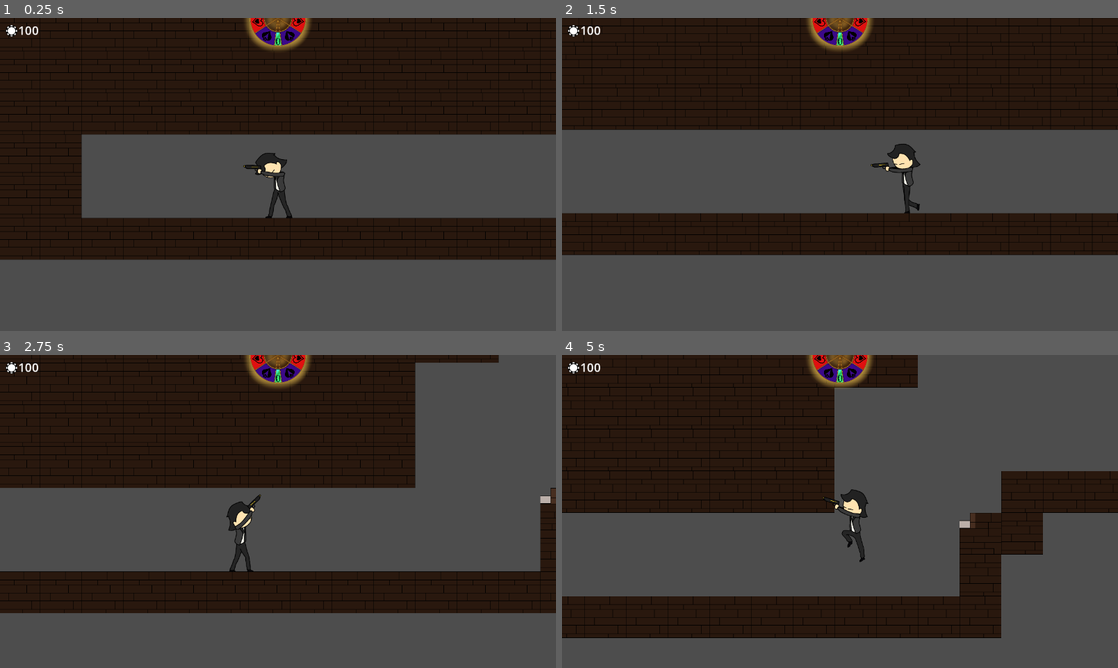
Above: before the commit, frames 1-4 (two rows, left to right).
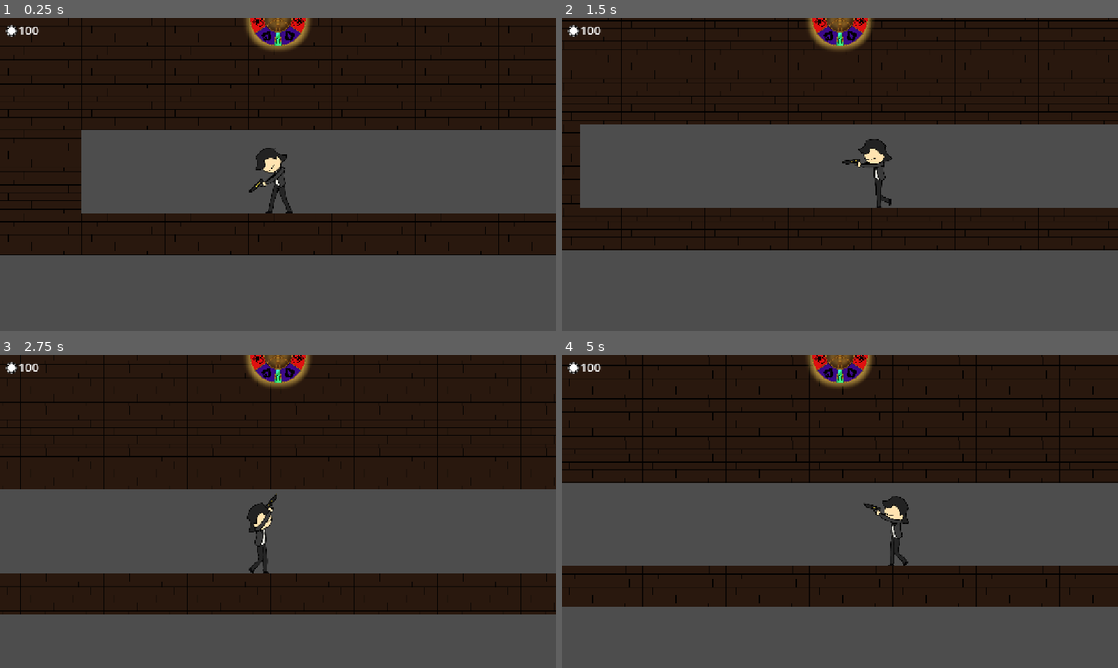
Above: after the commit, the same moments.

Repository: ClipperDev/spinning-game
Game: Godot game, scene res://levels/test_world.tscn
Two runs of this game, one before a commit and one after it. Both use one fixed random seed, a clock stepped at 60 frames per second and the inputs below.
Inputs (mouse positions are in pixels of both pictures, inside the frame that each line leads up to):
- Up to frame 1 (0.25 s): no input
- Up to frame 2 (1.5 s): tap Enter (ui_accept) at 0.5 s; move the mouse to (962, 158) at 0.52 s; press the mouse at (962, 158) at 0.53 s; hold D (right) from 0.53 s (still down); tap Space (jump) at 0.77 s; move the mouse to (728, 190) at 1.27 s; release the mouse at (728, 190) at 1.28 s; tap Q (spin) at 1.35 s
- Up to frame 3 (2.75 s): tap Space (jump) at 1.52 s; move the mouse to (333, 442) at 2.02 s; release D (right) at 2.03 s; press the mouse at (333, 442) at 2.03 s; hold A (left) from 2.03 s (still down)
- Up to frame 4 (5 s): move the mouse to (812, 574) at 2.77 s; release A (left) at 2.78 s; release the mouse at (812, 574) at 2.78 s; hold D (right) 2.78-4.28 s; tap Q (spin) at 2.85, 4.35 s; tap Space (jump) at 3.02, 3.77, 4.52 s; move the mouse to (1006, 558) at 3.52 s; press the mouse at (1006, 558) at 3.53 s; tap R (reload) at 4.15 s; move the mouse to (673, 464) at 4.27 s; release the mouse at (673, 464) at 4.28 s; hold A (left) from 4.28 s (still down)

The runs differ from the first frame. In frame 1, 9.3% of the frame differs, in the area x 0-100%, y 0-78%; in frame 2, 11%; in frame 3, 18%; in frame 4, 49%, in the area x 0-100%, y 0-91%.

Commit message:
WIP main scene, folder structure

Diff:
--- a/levels/test_world.tscn
+++ b/levels/test_world.tscn
@@ -1,6 +1,7 @@
 [gd_scene format=4 uid="uid://bymfu3lcxrk63"]
 
 [ext_resource type="PackedScene" uid="uid://c5coxd37o8782" path="res://player/player2/player.tscn" id="2_kbvng"]
+[ext_resource type="Script" uid="uid://chts54o0pwjjd" path="res://player/camera.gd" id="3_c576j"]
 [ext_resource type="Texture2D" uid="uid://cmmb6nwcg6cxt" path="res://levels/bricktile2.png" id="4_lqt7o"]
 
 [sub_resource type="WorldBoundaryShape2D" id="WorldBoundaryShape2D_yffdw"]
@@ -401,6 +402,11 @@
 [node name="player" parent="." unique_id=1388490003 instance=ExtResource("2_kbvng")]
 position = Vector2(527, 543)
 
+[node name="PlayerCamera" type="Camera2D" parent="player" unique_id=1697166767]
+position = Vector2(-527, -543)
+script = ExtResource("3_c576j")
+metadata/_custom_type_script = "uid://chts54o0pwjjd"
+
 [node name="StaticBody2D" type="StaticBody2D" parent="." unique_id=199574858 groups=["terrain"]]
 position = Vector2(654, 604)
 
--- /dev/null
+++ b/main.tscn
@@ -0,0 +1,12 @@
+[gd_scene format=3 uid="uid://dhoikfhvi4vjq"]
+
+[ext_resource type="Script" uid="uid://dn4ern21e0l6b" path="res://scripts/main.gd" id="1_ig7tw"]
+
+[node name="Main" type="Control" unique_id=1137466226]
+layout_mode = 3
+anchors_preset = 15
+anchor_right = 1.0
+anchor_bottom = 1.0
+grow_horizontal = 2
+grow_vertical = 2
+script = ExtResource("1_ig7tw")
--- a/player/camera.gd
+++ b/player/camera.gd
@@ -1,4 +1,4 @@
-extends Camera2D
+class_name PlayerCamera extends Camera2D
 
 @export var shake_fade: float = 10.0
 
@@ -7,7 +7,7 @@
 var _shake: float = 0
 
 func _ready() -> void:
-	Global.camera = self
+	pass
 
 func _physics_process(_delta: float) -> void:
 	var path: Vector2 = -Global.player.global_position + get_global_mouse_position()
--- a/player/player2/player.tscn
+++ b/player/player2/player.tscn
@@ -12,7 +12,6 @@
 [ext_resource type="Texture2D" uid="uid://2cmn2ifjm5hc" path="res://player/sprites/jump.png" id="8_jleqr"]
 [ext_resource type="Texture2D" uid="uid://deoiro8ynbip6" path="res://player/sprites/walk.png" id="9_3pimp"]
 [ext_resource type="Texture2D" uid="uid://21f1xjoanekx" path="res://player/sprites/head.png" id="10_d5ddg"]
-[ext_resource type="Script" uid="uid://chts54o0pwjjd" path="res://player/camera.gd" id="11_boki8"]
 [ext_resource type="PackedScene" uid="uid://enbc8wrc2luc" path="res://ui/ui.tscn" id="14_3pimp"]
 
 [sub_resource type="AtlasTexture" id="AtlasTexture_ebec5"]
@@ -313,8 +312,4 @@
 libraries/ = SubResource("AnimationLibrary_boki8")
 autoplay = &"idle"
 
-[node name="Camera2D" type="Camera2D" parent="." unique_id=1971189910]
-position_smoothing_enabled = true
-script = ExtResource("11_boki8")
-
 [node name="ui" parent="." unique_id=737340152 instance=ExtResource("14_3pimp")]
--- a/player/player2/player_script.gd
+++ b/player/player2/player_script.gd
@@ -39,7 +39,7 @@
 	rotate_gun()
 
 
-	move_and_slide()
+
 
 func rotate_gun() -> void:
 	gun_pivot.look_at(get_global_mouse_position())
--- a/project.godot
+++ b/project.godot
@@ -23,7 +23,7 @@
 
 window/size/viewport_width=1280
 window/size/viewport_height=720
-window/stretch/mode="viewport"
+window/stretch/mode="canvas_items"
 
 [global_group]
 
--- /dev/null
+++ b/scripts/main.gd
@@ -0,0 +1,11 @@
+class_name main extends Control
+
+const PLAYER = preload("uid://cd6fxjm4ouvsg")
+
+
+func _ready() -> void:
+	Global.player = PLAYER.instantiate()
+	add_child(Global.player)
+
+	Global.camera = PlayerCamera.new()
+	add_child(Global.camera)
Not shown, added: scripts/main.gd.uid
